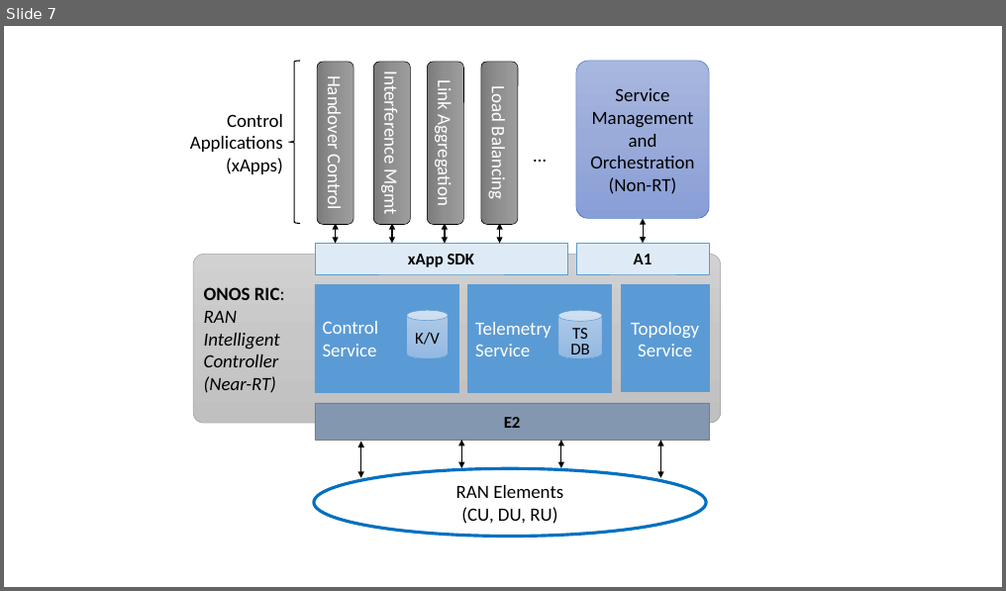
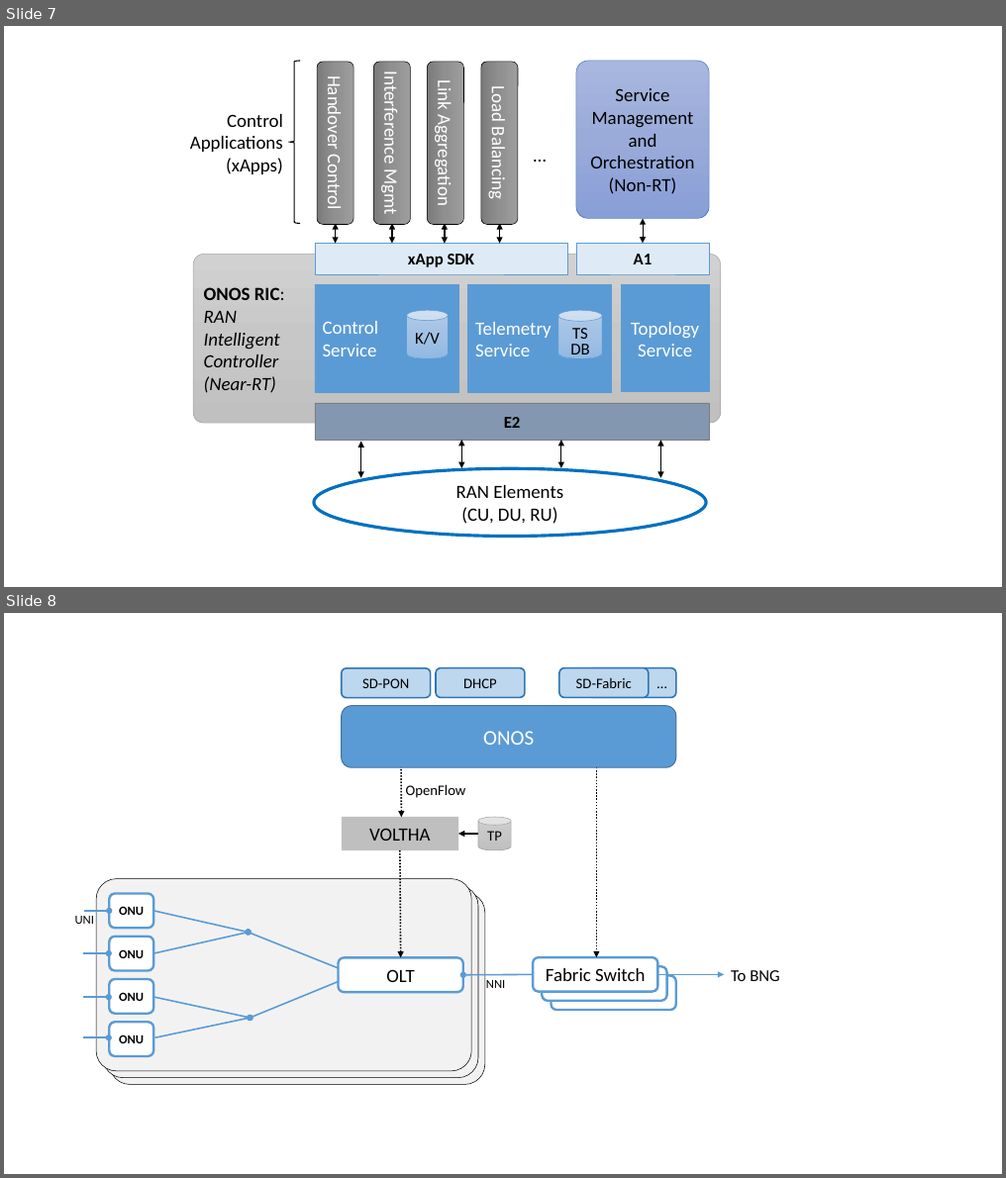
Before and after one commit to SystemsApproach/sdn, a slide deck: access.pptx. Shown one above the other, each under a label of ours: slide 7 before the commit, slides 7 and 8 after it. The pictures are 1006x591 and 1006x1178 pixels, drawn with LibreOffice and Linux fonts; fonts in the diff are those of the drawing. Boxes give left, top, right and bottom in pixels: in the first picture for what was removed or moved away, otherwise in the second. Text is boxed around its words. In the diff, an @@ line names an element or a change of style, - is before the commit and + after.

```diff
--- a/access.pptx
+++ b/access.pptx
@@ slide 8 added at (4,613,1002,1174), background #FFFFFF @@
@@ rounded rectangle added at (342,668,431,697), fill #BDD7EE, outline #2E75B6 1.5 pt, 14 pt, text #000000 @@
+SD-PON
@@ rounded rectangle added at (436,668,525,697), fill #BDD7EE, outline #2E75B6 1.5 pt, 14 pt, text #000000 @@
+DHCP
@@ rounded rectangle added at (559,668,648,697), fill #BDD7EE, outline #2E75B6 1.5 pt, 14 pt, text #000000 @@
+SD-Fabric
@@ rounded rectangle added at (587,668,676,697), fill #BDD7EE, outline #2E75B6 1.5 pt, 14 pt, text #000000 @@
+…
@@ rounded rectangle added at (342,706,676,768), fill #5B9BD5, outline #43739E 1 pt, 20 pt, text #FFFFFF @@
+ONOS
@@ arrow added from (401, 710) to (402, 817), #000000 1.5 pt dashed @@
@@ arrow added from (597, 730) to (597, 958), #000000 1.5 pt dashed @@
@@ text added at (406,784,466,798), 14 pt, text #000000 @@
+OpenFlow
@@ rectangle added at (342,817,459,851), fill #BFBFBF, 18 pt, text #000000 @@
+VOLTHA
@@ cylinder added at (478,817,512,851), fill gradient #D2D2D2 to #C8C8C8 to #C0C0C0, outline #A5A5A5 0.5 pt, 14 pt, text #000000 @@
+TP
@@ arrow added from (478, 834) to (458, 834), #000000 1.5 pt @@
@@ rounded rectangle added at (96,878,471,1071), fill #F2F2F2, outline #000000 0.5 pt @@
@@ arrow added from (400, 851) to (401, 959), #000000 1.5 pt dashed @@
@@ rounded rectangle added at (103,885,478,1078), fill #F2F2F2, outline #000000 0.5 pt @@
@@ rounded rectangle added at (110,892,484,1084), fill #F2F2F2, outline #000000 0.5 pt @@
@@ text added at (75,916,94,924), 12 pt, text #000000 @@
+UNI
@@ arrow added from (84, 911) to (110, 911), #5B9BD5 1.5 pt @@
@@ arrow added from (83, 954) to (109, 954), #5B9BD5 1.5 pt @@
@@ rounded rectangle added at (533,958,657,992), fill #FFFFFF, outline #5B9BD5 2.25 pt, 18 pt, text #000000 @@
+Fabric Switch
@@ rounded rectangle added at (543,967,667,1001), fill #FFFFFF, outline #5B9BD5 2.25 pt, 18 pt, text #000000 @@
+Fabric Switch
@@ arrow added from (83, 997) to (109, 997), #5B9BD5 1.5 pt @@
@@ arrow added from (533, 974) to (463, 975), #5B9BD5 1.5 pt @@
@@ text added at (486,980,505,988), 12 pt, text #000000 @@
+NNI
@@ rounded rectangle added at (551,976,676,1011), fill #FFFFFF, outline #5B9BD5 2.25 pt, 18 pt, text #000000 @@
+Fabric Switch
@@ arrow added from (658, 974) to (724, 974), #5B9BD5 1.5 pt @@
@@ text added at (731,970,780,981), 16 pt, text #000000 @@
+To BNG
@@ group added at (110,894,463,1057): 6 arrows, 5 rounded rectangles @@
+ONU
+ONU
+ONU
+ONU
+OLT
@@ arrow added from (83, 1039) to (109, 1039), #5B9BD5 1.5 pt @@
```
Also in this commit, not shown: 3 other files.
